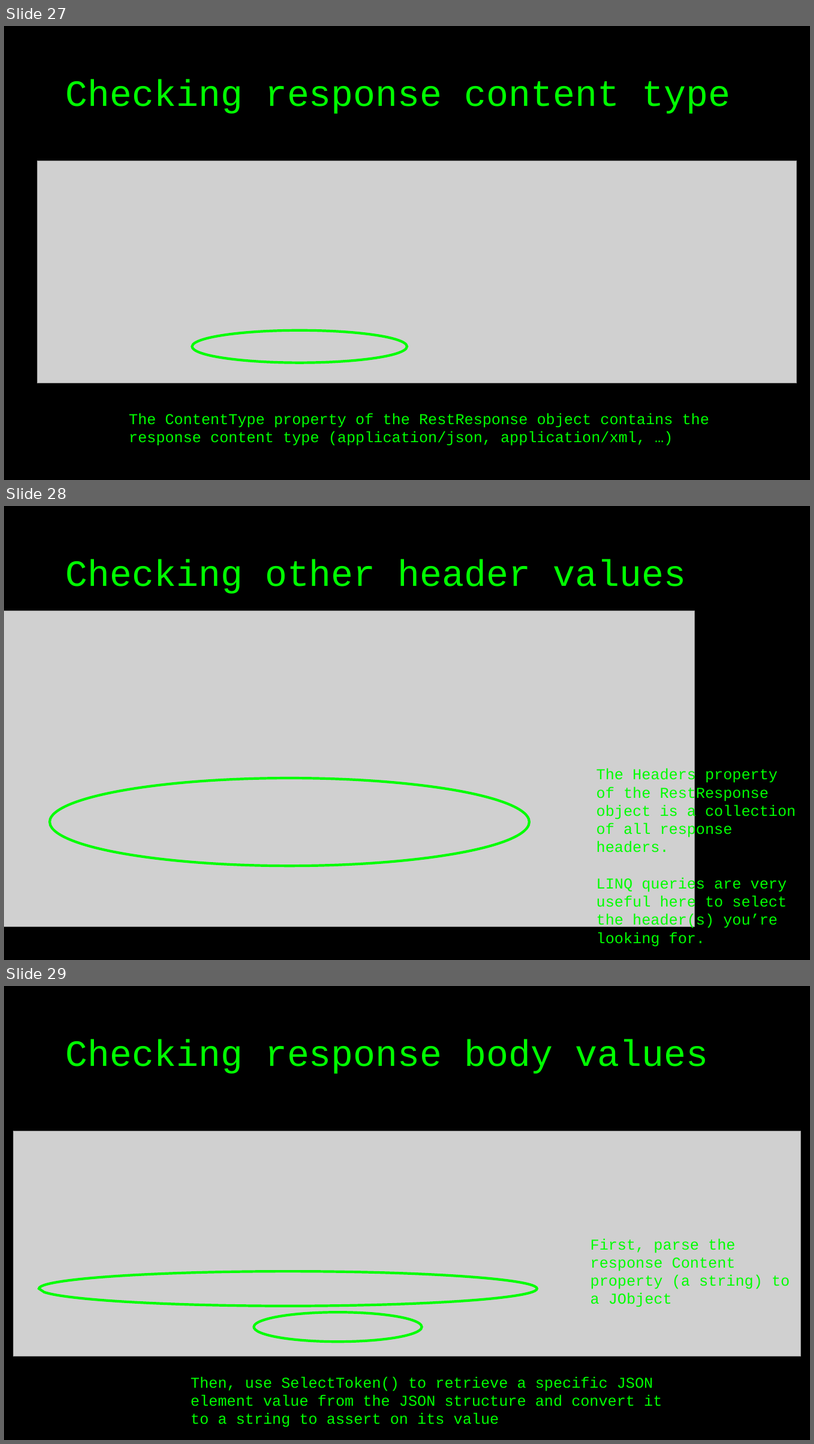
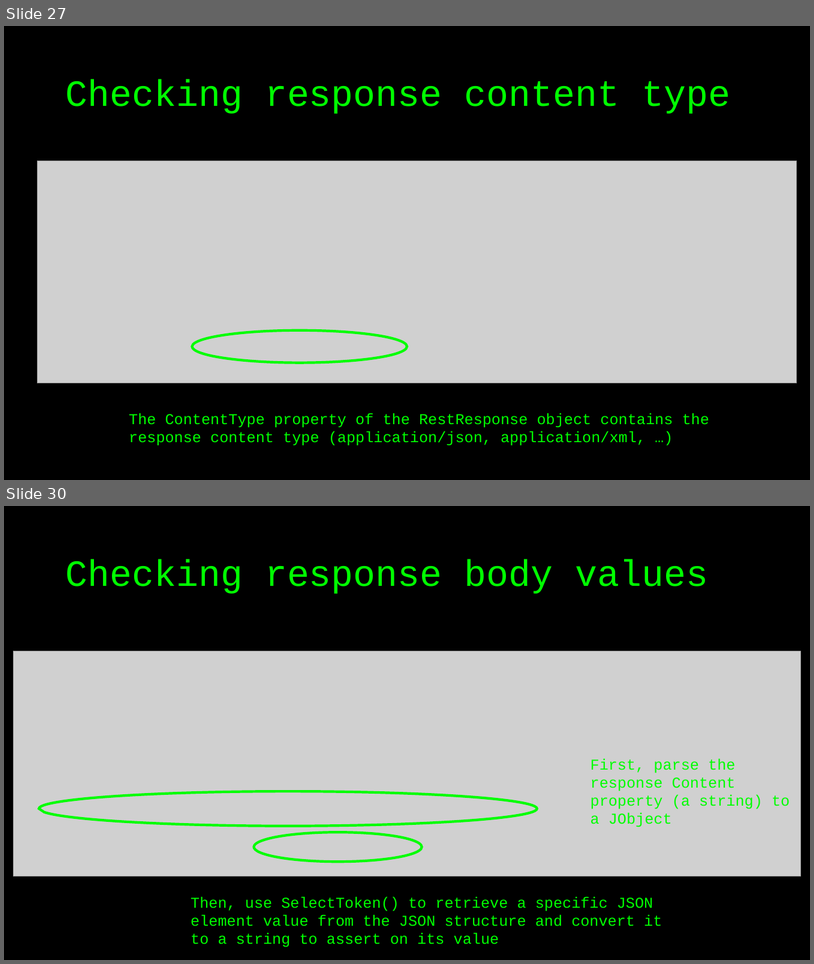
Before and after one commit to basdijkstra/restsharp-workshop, a slide deck: RestSharpWorkshop.odp. Shown one above the other, each under a label of ours: slides 27, 28 and 29 before the commit, slides 27 and 30 after it; the slides between them are not shown. The pictures are 814x1444 and 814x964 pixels, drawn with LibreOffice and Linux fonts; fonts in the diff are those of the drawing; grey boxes stand for pictures. Boxes give left, top, right and bottom in pixels: in the first picture for what was removed or moved away, otherwise in the second. Text is boxed around its words. In the diff, an @@ line names an element or a change of style, - is before the commit and + after.

```diff
--- a/RestSharpWorkshop.odp
+++ b/RestSharpWorkshop.odp
@@ slide 28 removed at [4,506,810,960], background #000000 @@
@@ title removed at [65,559,686,594] @@
-Checking other header values
@@ picture removed at [4,610,695,927] @@
@@ text removed at [597,768,796,946] @@
-The Headers property of the RestResponse object is a collection of all response headers.
-LINQ queries are very useful here to select the header(s) you’re looking for.
@@ freeform shape removed at [50,778,530,865] @@
@@ what was slide 29 is now slide 30 @@
```
Also in this commit, not shown: 2 slides added, 2 other files.
